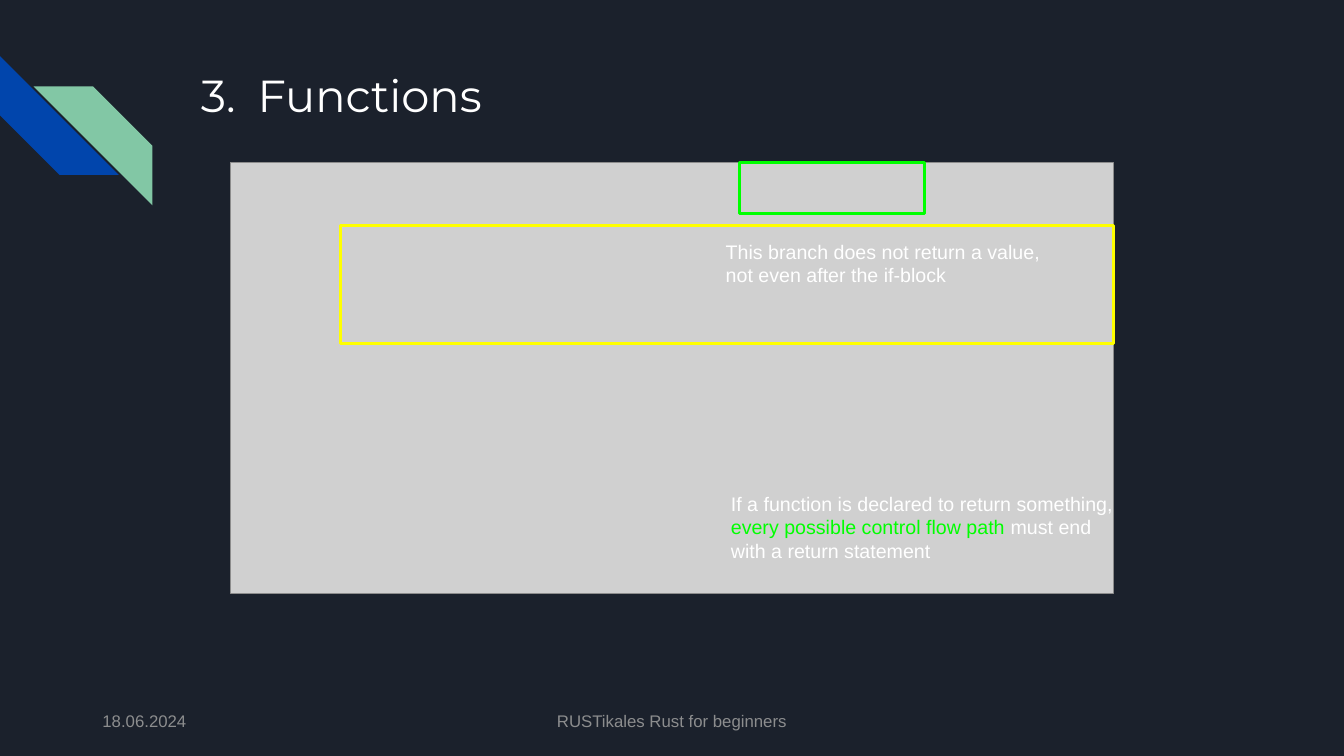
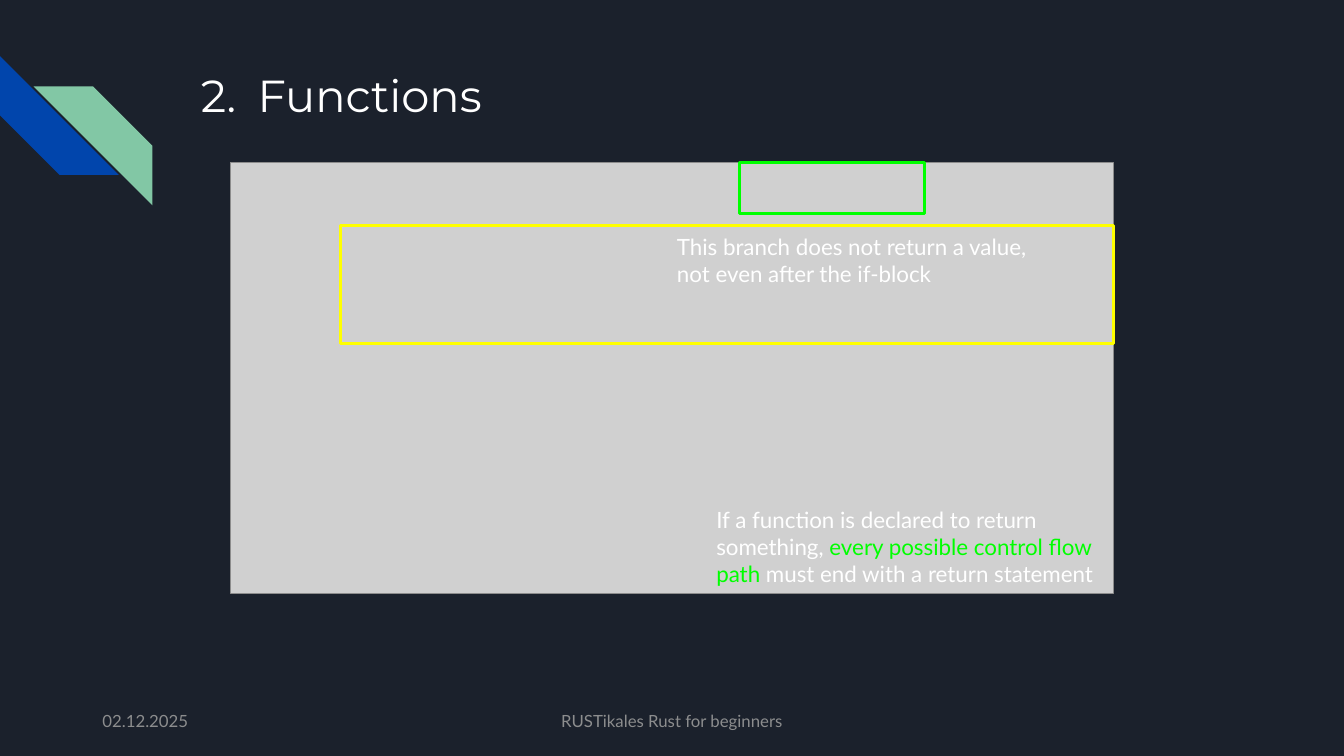
Before and after one commit to pfhaupt/progkurs, a slide deck: slide 68 of rust-beginner/06 - Function declaration/06 - original.pptx (slide 127 before the commit). Drawn at 1344x756 pixels with LibreOffice and Linux fonts; fonts in the diff are those of the drawing; grey boxes stand for pictures. Boxes give left, top, right and bottom in pixels: in the first picture for what was removed or moved away, otherwise in the second. Text is boxed around its words. In the diff, an @@ line names an element or a change of style, - is before the commit and + after.

Commit message:
[R-B-06] Update slides
- Merge R-B-07 into R-B-06
- Add chapter about Floating Point Numbers
- Increase font size
- Unite text font

```diff
--- a/rust-beginner/06 - Function declaration/06 - original.pptx
+++ b/rust-beginner/06 - Function declaration/06 - original.pptx
@@ text "This branch does not return ...": place and size @@
-text "This branch does not return ..." at box(726, 245, 1039, 282)
+text "This branch does not return ..." at box(677, 239, 1026, 282)
@@ text "This branch does not return ..." at box(677, 239, 1026, 282): size 14 to 16 pt, font Arial to Lato @@
@@ text "If a function is declared ..." at box(716, 512, 1093, 586): size 14 to 16 pt, font Arial to Lato @@
@@ text "If a function is declared ...": place and size @@
-text "If a function is declared ..." at box(731, 497, 1113, 558)
+text "If a function is declared ..." at box(716, 512, 1093, 586)
@@ text at box(102, 715, 188, 727): text changed; font Arial to Lato @@
-18.06.2024
+02.12.2025
@@ text "RUSTikales Rust for beginners" at box(561, 715, 782, 730): font Arial to Lato @@
```
Also in this commit, not shown: 109 other slides changed, 86 slides added, 47 slides removed, 2 other files.
